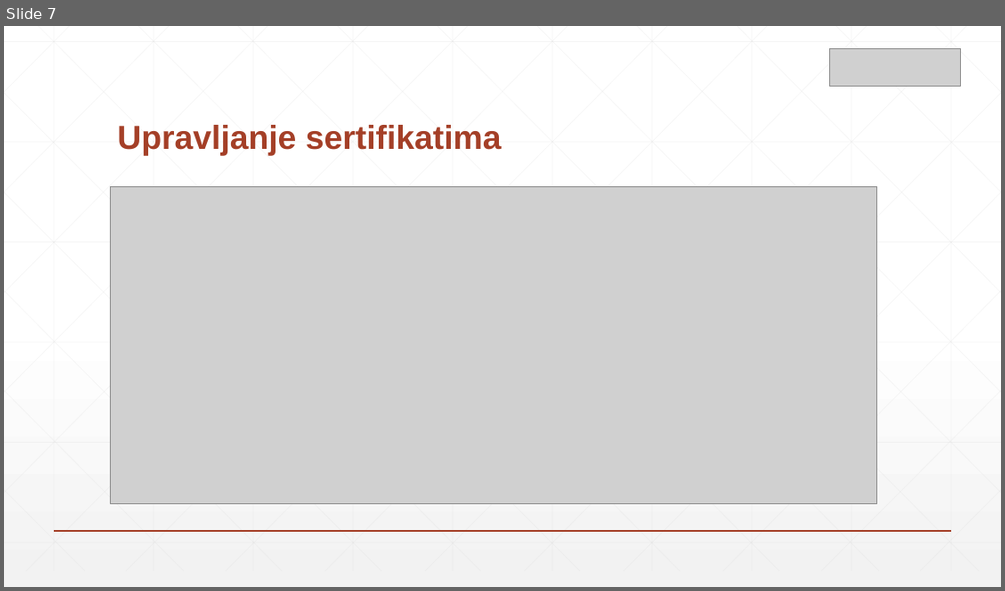
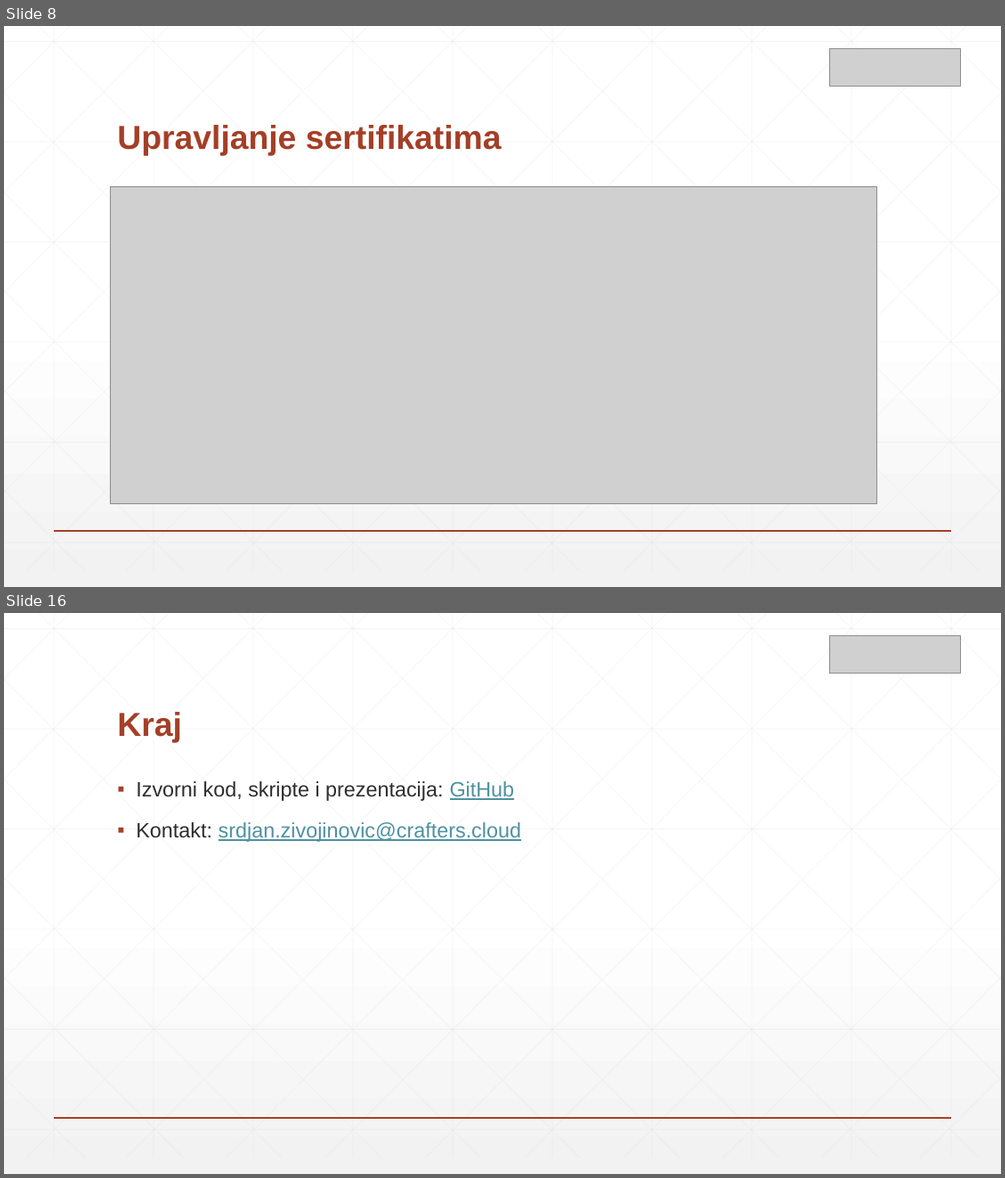
Before and after one commit to zsrdjan/presentations, a slide deck: azure-meetup-key-vault/presentation.pptx. Shown one above the other, each under a label of ours: slide 7 before the commit, slides 8 and 16 after it; the slides between them are not shown. The pictures are 1005x591 and 1005x1178 pixels, drawn with LibreOffice and Linux fonts; fonts in the diff are those of the drawing; grey boxes stand for pictures. Boxes give left, top, right and bottom in pixels: in the first picture for what was removed or moved away, otherwise in the second. Text is boxed around its words. In the diff, an @@ line names an element or a change of style, - is before the commit and + after.

```diff
--- a/azure-meetup-key-vault/presentation.pptx
+++ b/azure-meetup-key-vault/presentation.pptx
@@ slide 16 added at (x1=4, y1=613, x2=1001, y2=1174), background gradient #FFFFFF to #F2F2F2; not listed: 47 template elements that a slide beside it also shows @@
@@ picture added at (x1=830, y1=635, x2=961, y2=673) @@
@@ title added at (x1=117, y1=712, x2=182, y2=743), 32 pt, text #A43F27, bold @@
+Kraj
@@ text added at (x1=136, y1=781, x2=521, y2=842), 20 pt, text #2D2E2D @@
+▪ Izvorni kod, skripte i prezentacija: GitHub
+▪ Kontakt: srdjan.zivojinovic@crafters.cloud
@@ what was slide 7 is now slide 8 @@
```
Also in this commit, not shown: 3 slides changed, 7 other slides added, 9 slides removed.
